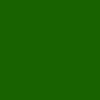
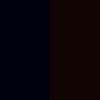
Layer changes from the first w=100, h=100 image to the second:
hid group "Tree" (16 layers) over (0, 0, 100, 100)
hid group "Oak" (4 layers) over (0, 0, 100, 100)
hid group "grass" (1st of 2) (7 layers) over (0, 0, 100, 100)
added group "Skybox" with 25 layers over (0, 0, 100, 100)
added layer "11:00pm" in group "Skybox" over (0, 0, 100, 100)
added layer "10:00pm" in group "Skybox" over (0, 0, 100, 100)
added layer "9:00pm" in group "Skybox" over (0, 0, 100, 100)
added layer "8:00pm" in group "Skybox" over (0, 0, 100, 100)
added layer "7:00pm" in group "Skybox" over (0, 0, 100, 100)
added layer "6:00pm" in group "Skybox" over (0, 0, 100, 100)
added layer "5:00pm" in group "Skybox" over (0, 0, 100, 100)
added layer "4:00pm" in group "Skybox" over (0, 0, 100, 100)
added layer "3:00pm" in group "Skybox" over (0, 0, 100, 100)
added layer "2:00pm" in group "Skybox" over (0, 0, 100, 100)
added layer "1:00pm" in group "Skybox" over (0, 0, 100, 100)
added layer "12:00pm" in group "Skybox" over (0, 0, 100, 100)
added layer "11:00am" in group "Skybox" over (0, 0, 100, 100)
added layer "10:00am" in group "Skybox" over (0, 0, 100, 100)
added layer "9:00am" in group "Skybox" over (0, 0, 100, 100)
added layer "8:00am" in group "Skybox" over (0, 0, 100, 100)
added layer "7:00am" in group "Skybox" over (0, 0, 100, 100)
added layer "6:00am" in group "Skybox" over (0, 0, 100, 100)
added layer "5:00am" in group "Skybox" over (0, 0, 100, 100)
added layer "4:00am" in group "Skybox" over (0, 0, 100, 100)
…and 5 more changes (4 added, 1 renamed, 1 stack, 1 visibility)
